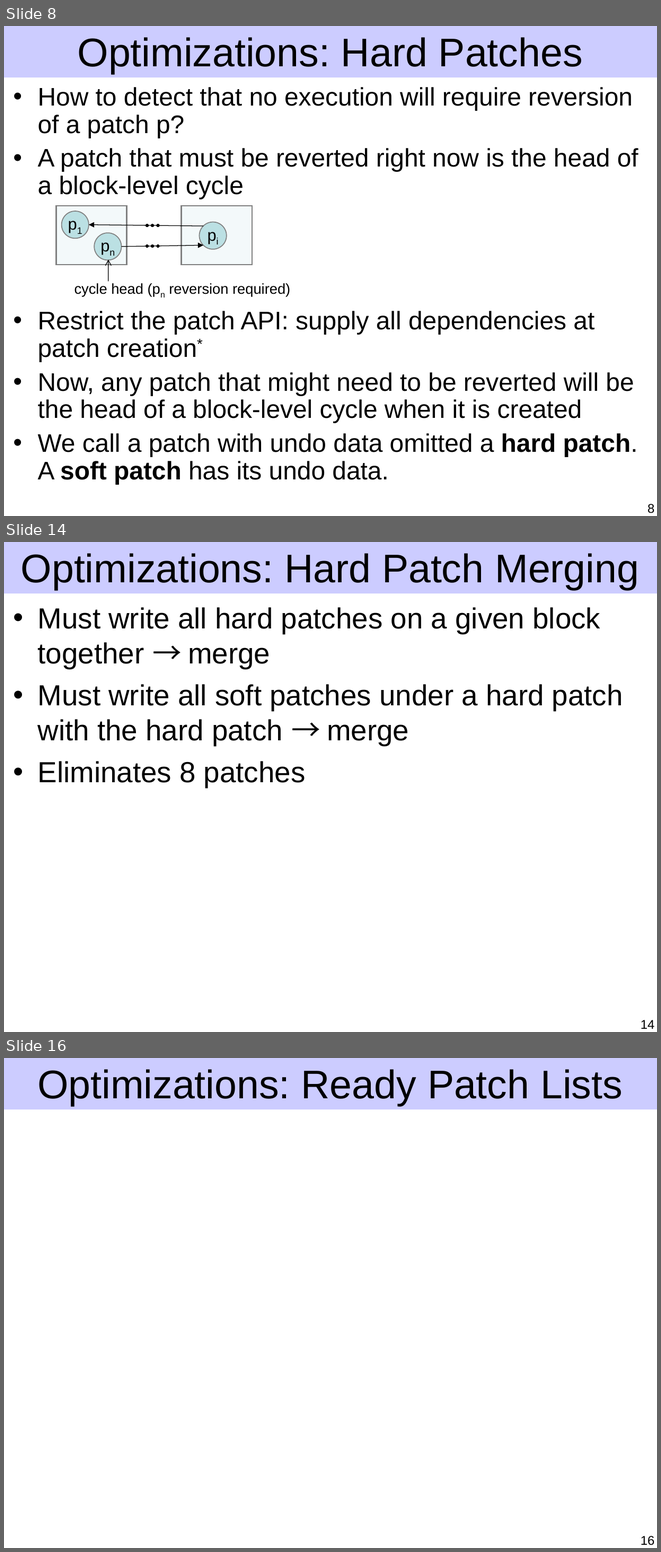
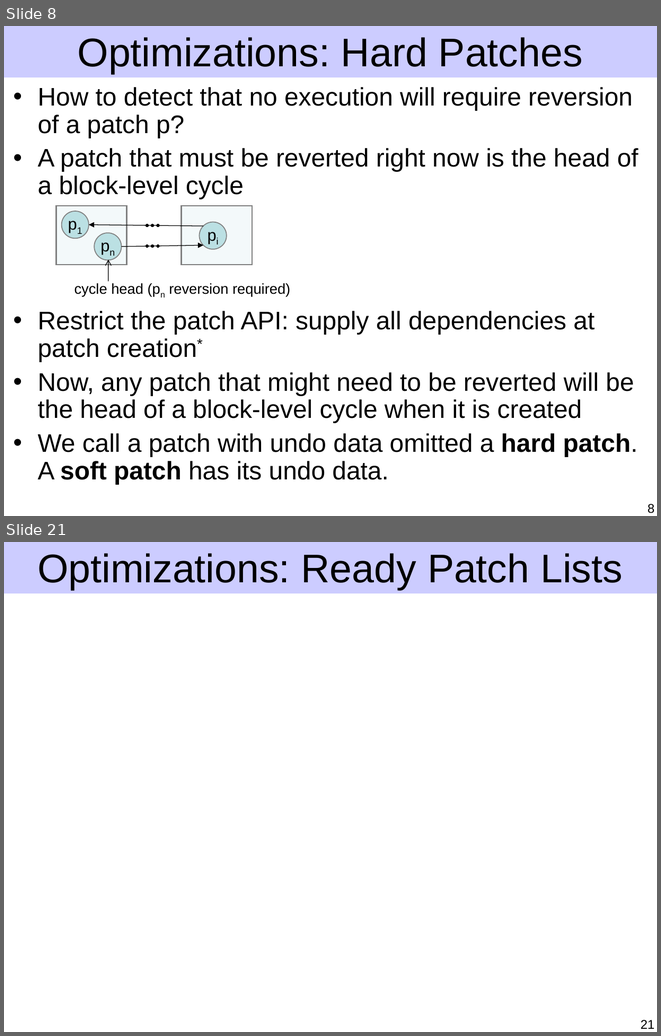
Before and after one commit to ucla-readable/fstitch-doc, a slide deck: sosp/pres.ppt. Shown one above the other, each under a label of ours: slides 8, 14 and 16 before the commit, slides 8 and 21 after it; the slides between them are not shown. The pictures are 661x1552 and 661x1036 pixels, drawn with LibreOffice and Linux fonts; fonts in the diff are those of the drawing. Boxes give left, top, right and bottom in pixels: in the first picture for what was removed or moved away, otherwise in the second. Text is boxed around its words. In the diff, an @@ line names an element or a change of style, - is before the commit and + after.

```diff
--- a/sosp/pres.ppt
+++ b/sosp/pres.ppt
@@ slide 14 removed at (x1=4, y1=542, x2=657, y2=1032), background #FFFFFF; not listed: 1 template element that a slide beside it also shows @@
@@ title removed at (x1=21, y1=553, x2=639, y2=590) @@
-Optimizations: Hard Patch Merging
@@ text removed at (x1=38, y1=607, x2=623, y2=787) @@
-• Must write all hard patches on a given block together → merge
-• Must write all soft patches under a hard patch with the hard patch → merge
-• Eliminates 8 patches
@@ page number removed at (x1=641, y1=1020, x2=655, y2=1029) @@
-14
@@ what was slide 16 is now slide 21 @@
@@ page number at (x1=641, y1=1020, x2=655, y2=1029): text changed @@
-16
+21
```
Also in this commit, not shown: 7 slides changed, 6 slides added.
